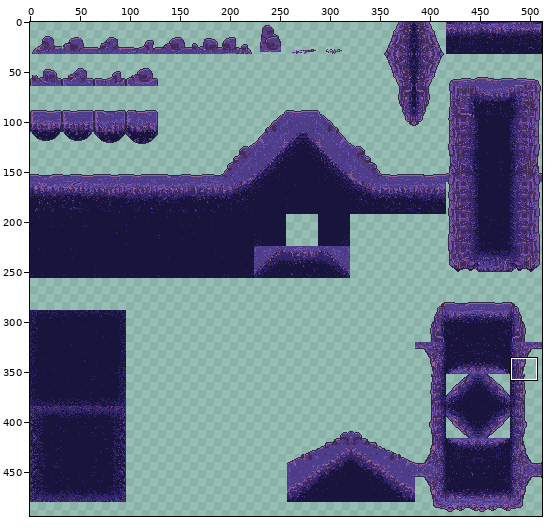
Sprite sheet -- Assets/Materials/Sprites/Tiles/cave1/TimeMapCave.png. Above: a wide view before the commit, with the close-up outlined.
Close-up. The starting point:
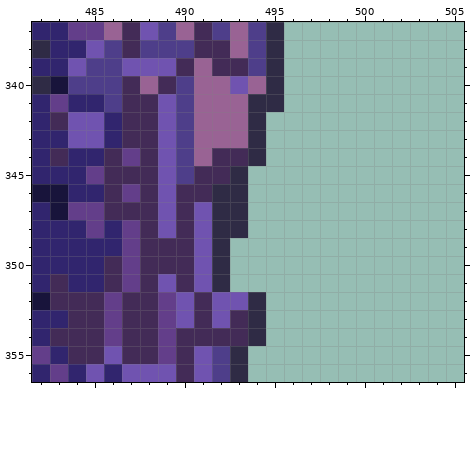
The file is 512x512 pixels. Shown: x 482..505, y 337..356. The wide view leaves out empty margins. The commit also changed other parts of the picture, which this record leaves out.
After the commit:
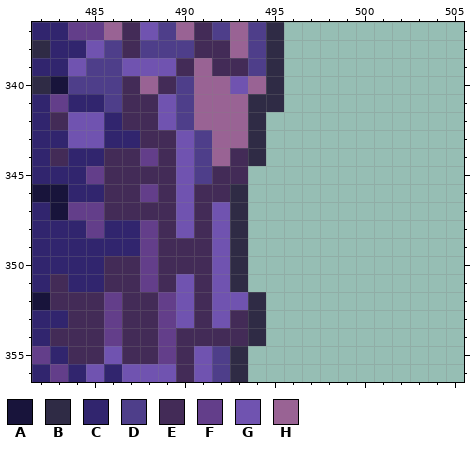
Palette (. is transparent): A #18143b  B #2f2b45  C #31256e  D #4e3e8a  E #432b57  F #633e8a  G #7053b0  H #996394
Changes in this commit:
{"y":343,"x":487,"old":"E","new":"C"}
{"y":343,"x":489,"old":"GDH","new":"EGD"}
{"y":344,"x":487,"old":"FEGDHE","new":"EFEGDH"}
{"y":345,"x":489,"old":"GDE","new":"EGD"}
{"y":345,"x":493,"old":"B","new":"E"}
{"y":346,"x":487,"old":"FEGE","new":"EFEG"}
{"y":346,"x":492,"old":"B","new":"E"}
{"y":347,"x":489,"old":"GEGB","new":"EGEG"}
{"y":348,"x":487,"old":"FEGEGB","new":"CFEGEG"}
{"y":349,"x":487,"old":"FE","new":"CF"}
{"y":349,"x":491,"old":"GB.","new":"EGB"}
{"y":350,"x":487,"old":"FE","new":"EF"}
{"y":350,"x":491,"old":"GB.","new":"EGB"}
{"y":351,"x":487,"old":"FEGEGB.","new":"EFEGEGB"}
